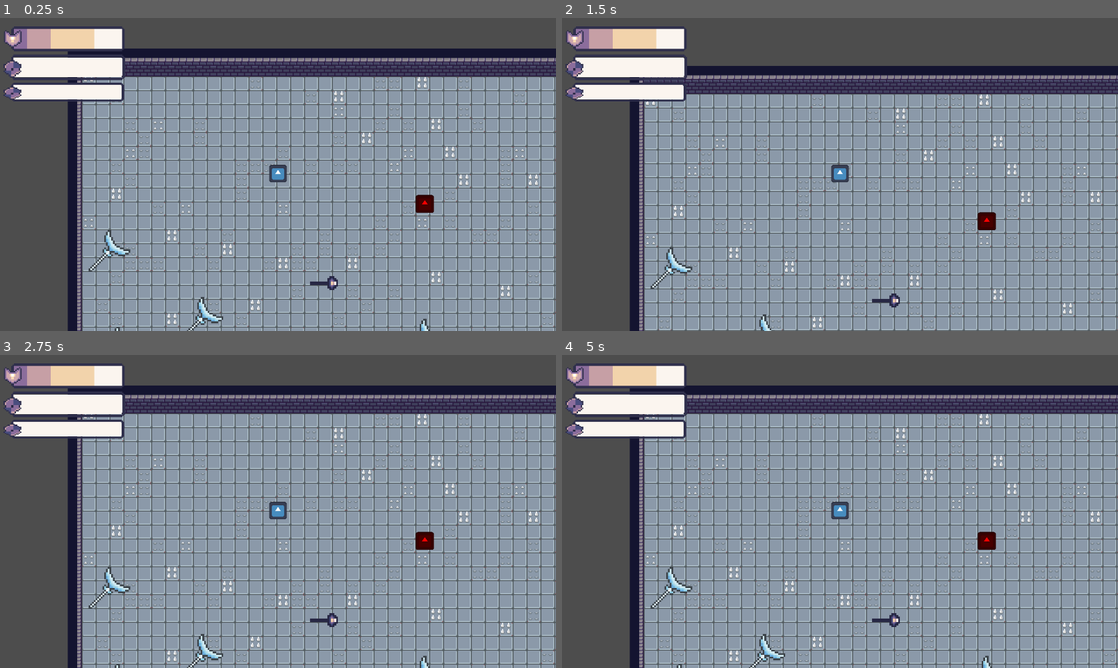
Above: before the commit, frames 1-4 (two rows, left to right).
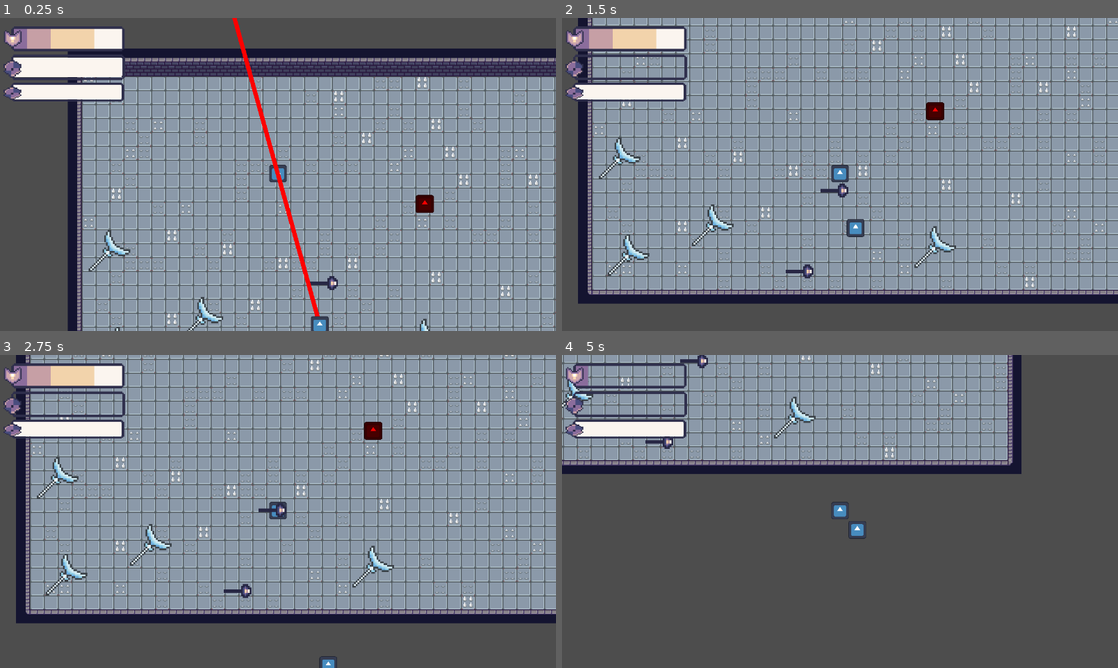
Above: after the commit, the same moments.

Repository: chabsseu/Stauffs-and-Magic
Game: Godot game, scene res://Scenes/Floors/test_world.tscn
Same seed, same stepped clock (60 frames per second), same inputs: the game is played once before the commit and once after it. The engine's default icon, where the game draws it, is replaced by a stand-in: a white triangle on a blue panel in a dark square.
Inputs (mouse positions are in pixels of both pictures, inside the frame that each line leads up to):
- Up to frame 1 (0.25 s): no input
- Up to frame 2 (1.5 s): move the mouse to (962, 158) at 0.52 s; tap S (S) at 0.6 s; tap W (W) at 0.8, 1.35 s; move the mouse to (728, 190) at 1.27 s
- Up to frame 3 (2.75 s): click (166, 527) at 1.55 s; move the mouse to (333, 442) at 2.02 s; press the mouse at (333, 442) at 2.03 s; tap S (S) at 2.3 s
- Up to frame 4 (5 s): tap Enter at 2.75 s; move the mouse to (812, 574) at 2.77 s; release the mouse at (812, 574) at 2.78 s; tap A (A) at 2.85 s; tap W (W) at 3.05 s; move the mouse to (1006, 558) at 3.52 s; press the mouse at (1006, 558) at 3.53 s; tap D (D) at 3.6 s; right-click (1006, 558) at 4.15 s; move the mouse to (673, 464) at 4.27 s; release the mouse at (673, 464) at 4.28 s; tap S (S) at 4.35 s

The runs differ from the first frame. In frame 1, 1.0% of the frame differs, in the area x 41-60%, y 0-100%; in frame 2, 56%; in frame 3, 56%; in frame 4, 77%, in the area x 0-100%, y 0-100%.

Commit message:
test the sloth enemy

Diff:
--- a/Scenes/Enemies/sloth.tscn
+++ b/Scenes/Enemies/sloth.tscn
@@ -16,10 +16,8 @@
 script = ExtResource("1_sm7oq")
 max_health = 10
 damage_node = ExtResource("2_ophrn")
-charge_speed = 600.0
 charge_range = 500.0
 trajectory_color = Color(1, 0, 0, 1)
-min_attack_distance = 25.0
 retreat_distance = 200.0
 damage = 5
 
--- a/Scenes/Floors/medieval_dungeon.tscn
+++ b/Scenes/Floors/medieval_dungeon.tscn
@@ -1,10 +1,12 @@
-[gd_scene load_steps=9 format=3 uid="uid://cf8iw54sbdmlg"]
+[gd_scene load_steps=11 format=3 uid="uid://cf8iw54sbdmlg"]
 
 [ext_resource type="Texture2D" uid="uid://bo8l02hir4q3l" path="res://Assets/Tilemaps/Dungeon Tileset + Spikes.png" id="1_w7fks"]
 [ext_resource type="Texture2D" uid="uid://blw7wkta0c20d" path="res://Assets/Tilemaps/Tilemap.png" id="2_k0idu"]
 [ext_resource type="PackedScene" uid="uid://c2xkrph0al5nw" path="res://Scenes/Player/player.tscn" id="3_nn73a"]
 [ext_resource type="PackedScene" uid="uid://d1x60xga56cti" path="res://Scenes/UI/portal.tscn" id="4_nn73a"]
 [ext_resource type="PackedScene" uid="uid://hokg0gi8ti1u" path="res://Scenes/Enemies/sloth.tscn" id="5_77e4o"]
+[ext_resource type="PackedScene" uid="uid://vwhok55g8tdn" path="res://Scenes/Weapon/weapon_pickup.tscn" id="6_kv833"]
+[ext_resource type="PackedScene" uid="uid://bb8c2mi17642k" path="res://Scenes/Weapon/normal_staff.tscn" id="7_n2rk7"]
 
 [sub_resource type="TileSetAtlasSource" id="TileSetAtlasSource_bu4jl"]
 texture = ExtResource("1_w7fks")
@@ -242,5 +244,8 @@
 
 [node name="sloth" parent="." instance=ExtResource("5_77e4o")]
 position = Vector2(340, 504)
-charge_speed = 600.0
 charge_range = 300.0
+
+[node name="WeaponPickup" parent="." instance=ExtResource("6_kv833")]
+position = Vector2(16, 80)
+weapon_scene = ExtResource("7_n2rk7")
--- a/Scenes/Floors/test_world.tscn
+++ b/Scenes/Floors/test_world.tscn
@@ -6,6 +6,7 @@
 [ext_resource type="PackedScene" uid="uid://vwhok55g8tdn" path="res://Scenes/Weapon/weapon_pickup.tscn" id="4_cexxt"]
 [ext_resource type="PackedScene" uid="uid://bb8c2mi17642k" path="res://Scenes/Weapon/normal_staff.tscn" id="5_cexxt"]
 [ext_resource type="PackedScene" uid="uid://banf8jkq6cu4e" path="res://Scenes/Weapon/ice_staff.tscn" id="5_ruqt4"]
+[ext_resource type="PackedScene" uid="uid://hokg0gi8ti1u" path="res://Scenes/Enemies/sloth.tscn" id="6_ruqt4"]
 
 [sub_resource type="TileSetAtlasSource" id="TileSetAtlasSource_2yfla"]
 texture = ExtResource("1_3sc00")
@@ -192,3 +193,6 @@
 [node name="WeaponPickup6" parent="." instance=ExtResource("4_cexxt")]
 position = Vector2(239, 347)
 weapon_scene = ExtResource("5_cexxt")
+
+[node name="sloth" parent="." instance=ExtResource("6_ruqt4")]
+position = Vector2(275, 305)
--- a/Scripts/Player/player.gd
+++ b/Scripts/Player/player.gd
@@ -60,7 +60,7 @@
 		current_weapon.attack()
 
 	if event.is_action_pressed("skill"):
-		current_weapon.fireball_skill()
+		current_weapon.fireball_skill() #should just be a skill
 
 # -------------------------
 # Pickup
@@ -177,3 +177,13 @@
 func _on_pickup_area_area_exited(area: Area2D) -> void:
 	if pickup_weapon == area:
 		pickup_weapon = null
+
+#take damage
+func take_armor_damage(amount: int) -> void:
+	PlayerState.take_armor_damage(amount)
+	if PlayerState.current_health <= 0:
+		die()
+
+func die():
+	print("Player has died")
+	queue_free()
Not shown: 1 places in Scenes/Floors/test_world.tscn that only renumber resources
